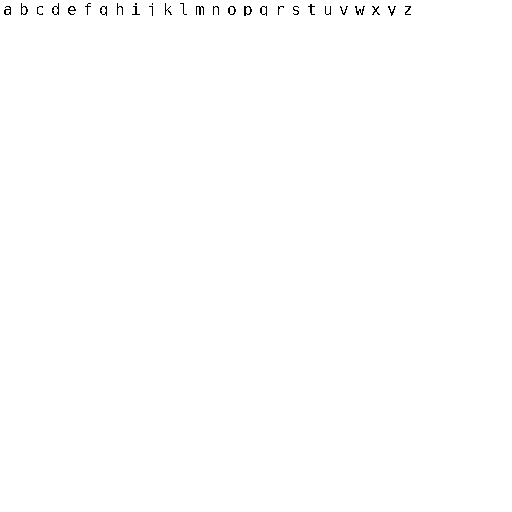
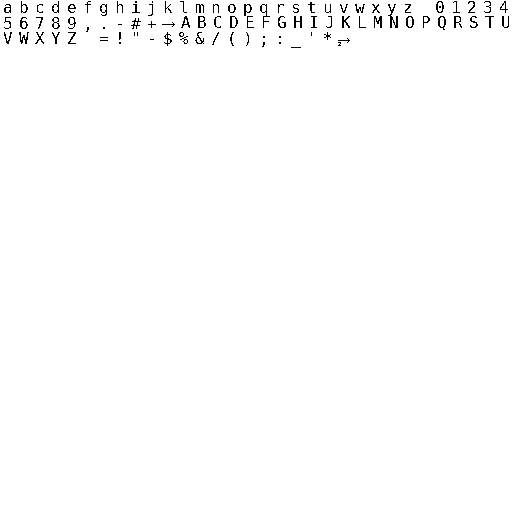
Before/after of a 512 x 512 layered artwork. What changed in the layer stack:
added layer "Ebene #1" above "VWXYZ =!'-$%&/(..." over box(162, 22, 350, 46)
added layer "VWXYZ =!'-$%&/(..." above "ABCDEFGHIJKLMNO..." over box(4, 32, 331, 48)
added layer "ABCDEFGHIJKLMNO..." above "56789,.-#+" over box(181, 16, 509, 30)
added layer "56789,.-#+" above "Ebene" over box(4, 17, 156, 32)
renamed "abcdefghijklmno..." to "Ebene", painted on it over box(4, 1, 508, 16)
